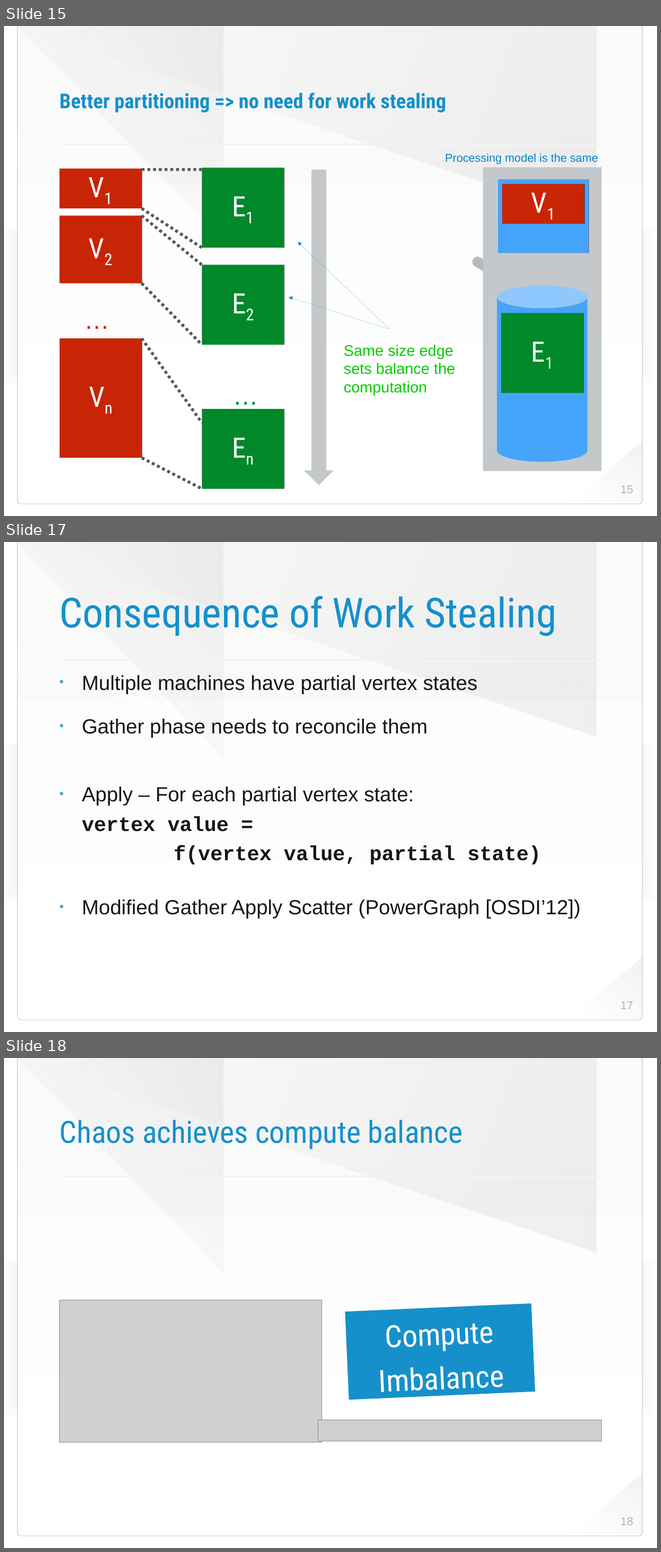
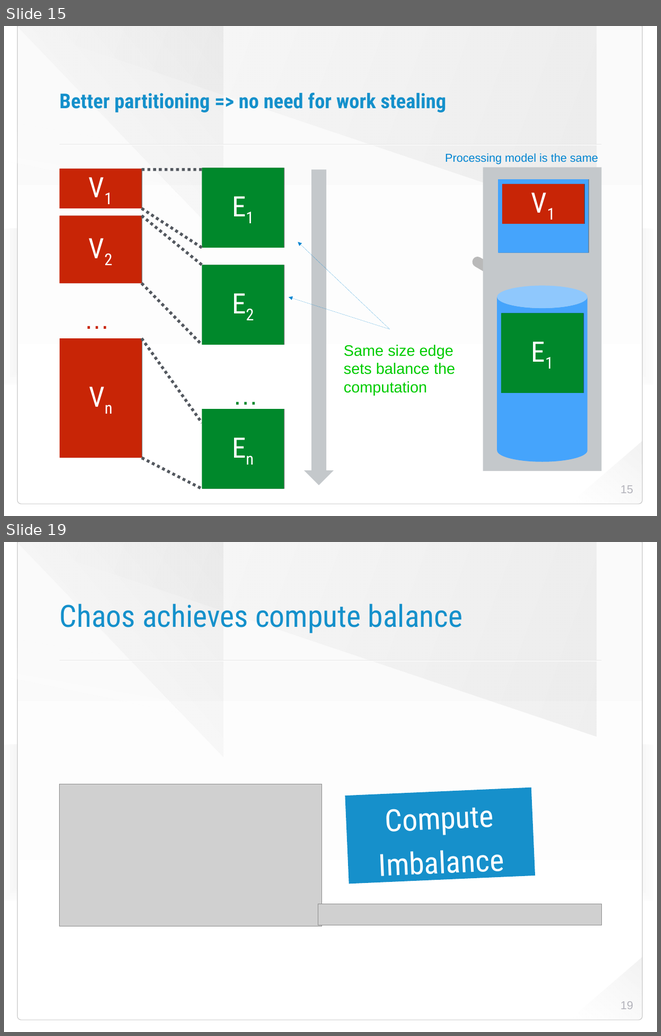
Before and after one commit to HaprianVlad/chaos, a slide deck: presentation.odp. Shown one above the other, each under a label of ours: slides 15, 17 and 18 before the commit, slides 15 and 19 after it; the slides between them are not shown. The pictures are 661x1552 and 661x1036 pixels, drawn with LibreOffice and Linux fonts; fonts in the diff are those of the drawing; grey boxes stand for pictures; background and template pictures are left out. Boxes give left, top, right and bottom in pixels: in the first picture for what was removed or moved away, otherwise in the second. Text is boxed around its words. In the diff, an @@ line names an element or a change of style, - is before the commit and + after.

```diff
--- a/presentation.odp
+++ b/presentation.odp
@@ slide 17 removed at (4, 542, 657, 1032), background picture (left out); not listed: 8 template elements that a slide beside it also shows @@
@@ title removed at (60, 596, 557, 636) @@
-Consequence of Work Stealing
@@ text removed at (82, 675, 581, 918) @@
-• Multiple machines have partial vertex states
-• Gather phase needs to reconcile them
-• Apply – For each partial vertex state:
-vertex value =
-f(vertex value, partial state)
-• Modified Gather Apply Scatter (PowerGraph [OSDI’12])
@@ page number removed at (620, 1001, 633, 1009) @@
-17
@@ what was slide 18 is now slide 19 @@
@@ page number at (620, 1001, 633, 1009): text changed @@
-18
+19
```
Also in this commit, not shown: 2 slides changed, 2 slides added, 1 other file.
